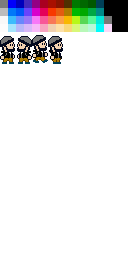
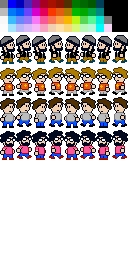
The second 128x256 image is a revision of the first. Changes to its layers:
added layer "Layer 4" above "Layer 2" over box(96, 98, 112, 128)
painted on "Layer 2" over box(0, 35, 128, 160)
